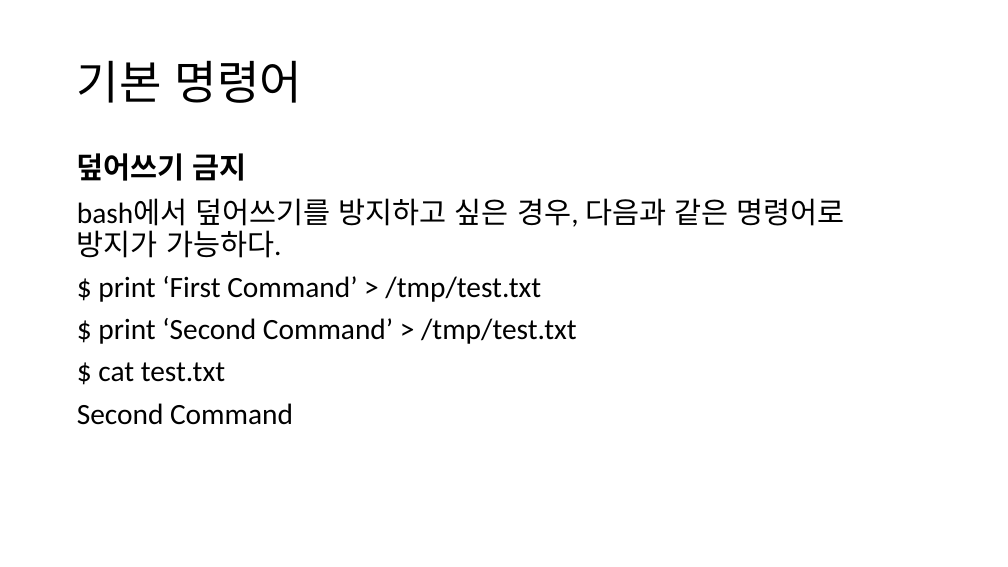
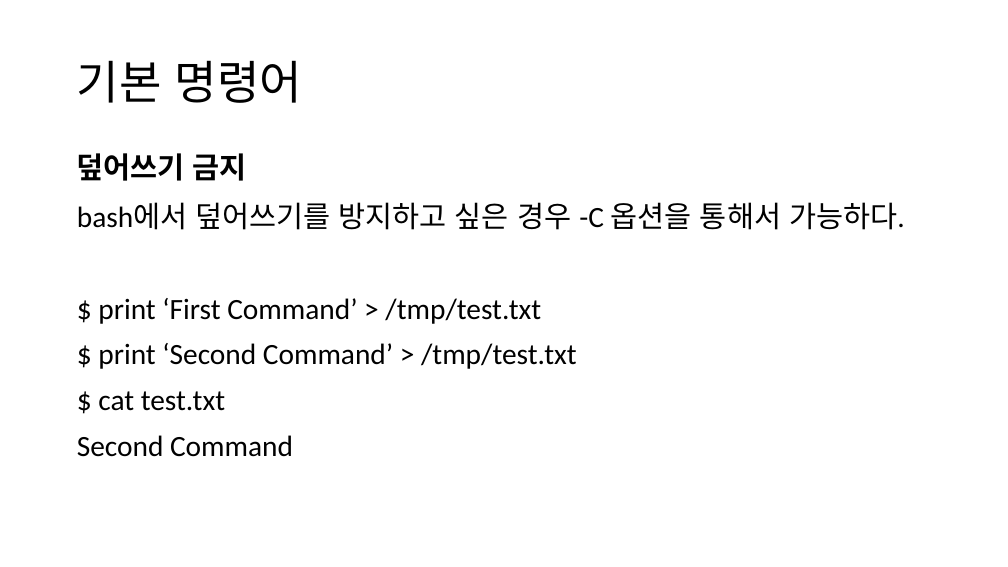
Before and after one commit to tangt64/training_memos, a slide deck: slide 133 of 쉘 + 앤서블.pptx (slide 120 before the commit). Drawn at 1008x567 pixels with LibreOffice and Linux fonts; fonts in the diff are those of the drawing. Boxes give left, top, right and bottom in pixels: in the first picture for what was removed or moved away, otherwise in the second. Text is boxed around its words. In the diff, an @@ line names an element or a change of style, - is before the commit and + after.

```diff
--- a/쉘 + 앤서블.pptx
+++ b/쉘 + 앤서블.pptx
@@ text at box(77, 202, 904, 230): text changed @@
-bash에서 덮어쓰기를 방지하고 싶은 경우, 다음과 같은 명령어로 방지가 가능하다.
+bash에서 덮어쓰기를 방지하고 싶은 경우 -C 옵션을 통해서 가능하다.
@@ text at box(77, 298, 577, 457): line spacing 0.9 to 1 @@
```
Also in this commit, not shown: 18 other slides changed, 24 slides added, 1 slide removed.
